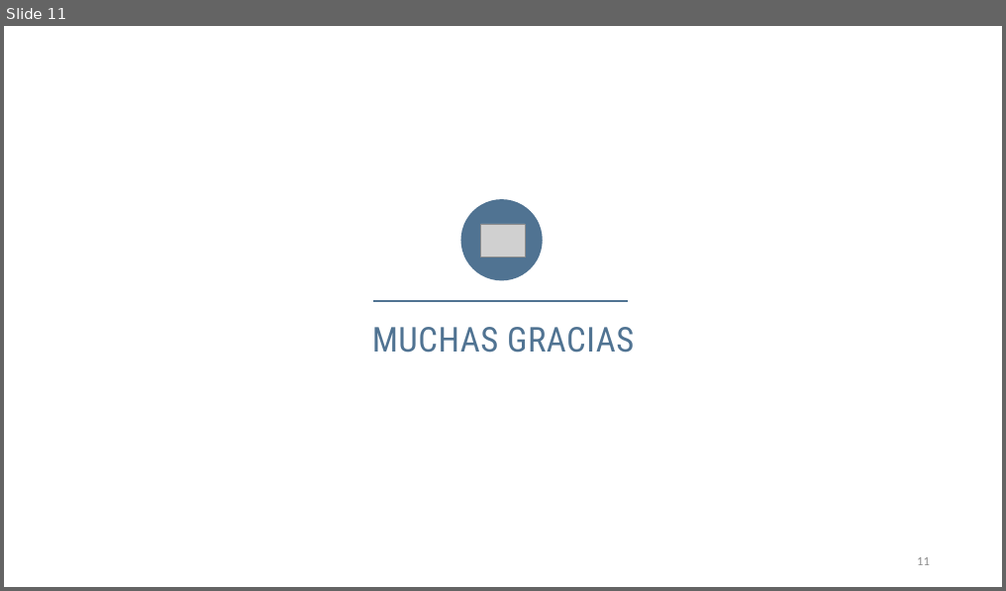
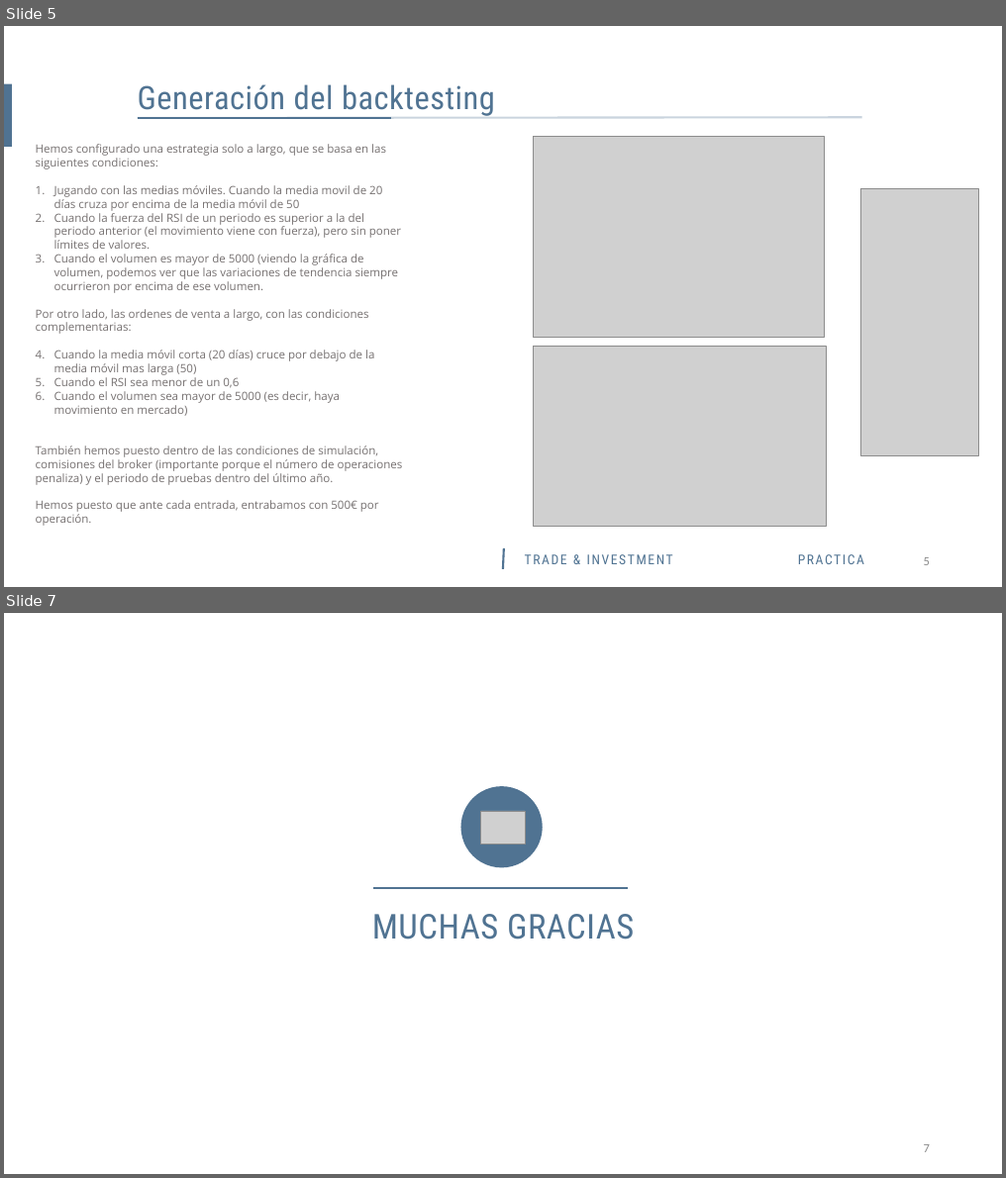
Before and after one commit to amarino5/Master-BigData-CIFF-2016, a slide deck: Algoritmic Trading/Algoritmic Trading Práctica.pptx. Shown one above the other, each under a label of ours: slide 11 before the commit, slides 5 and 7 after it; the slides between them are not shown. The pictures are 1006x591 and 1006x1178 pixels, drawn with LibreOffice and Linux fonts; fonts in the diff are those of the drawing; grey boxes stand for pictures. Boxes give left, top, right and bottom in pixels: in the first picture for what was removed or moved away, otherwise in the second. Text is boxed around its words. In the diff, an @@ line names an element or a change of style, - is before the commit and + after.

```diff
--- a/Algoritmic Trading/Algoritmic Trading Práctica.pptx
+++ b/Algoritmic Trading/Algoritmic Trading Práctica.pptx
@@ slide 5 added at <box>4,26,1002,587</box>, background #FFFFFF @@
@@ rectangle added at <box>4,84,12,147</box>, fill #507392 @@
@@ text added at <box>138,84,495,116</box>, 62 pt, text #507392 @@
+Generación del backtesting
@@ text added at <box>36,144,403,526</box>, 22 pt, text #767171 @@
+Hemos configurado una estrategia solo a largo, que se basa en las siguientes condiciones:
+1. Jugando con las medias móviles. Cuando la media movil de 20 días cruza por encima de la media móvil de 50
+2. Cuando la fuerza del RSI de un periodo es superior a la del periodo anterior (el movimiento viene con fuerza), pero sin poner límites de valores.
+3. Cuando el volumen es mayor de 5000 (viendo la gráfica de volumen, podemos ver que las variaciones de tendencia siempre ocurrieron por encima de ese volumen.
+Por otro lado, las ordenes de venta a largo, con las condiciones complementarias:
+1. Cuando la media móvil corta (20 días) cruce por debajo de la media móvil mas larga (50)
+2. Cuando el RSI sea menor de un 0,6
+3. Cuando el volumen sea mayor de 5000 (es decir, haya movimiento en mercado)
+También hemos puesto dentro de las condiciones de simulación, comisiones del broker (importante porque el número de operaciones penaliza) y el periodo de pruebas dentro del último año.
+Hemos puesto que ante cada entrada, entrabamos con 500€ por operación.
@@ line added from (138, 118) to (862, 117), #507392 4 pt @@
@@ line added from (138, 118) to (391, 118), #507392 4 pt @@
@@ picture added at <box>533,136,824,337</box> @@
@@ picture added at <box>860,188,978,456</box> @@
@@ picture added at <box>533,346,826,526</box> @@
@@ line added from (503, 570) to (504, 549), #507392 4 pt @@
@@ text added at <box>525,555,673,565</box>, 26 pt, text #507392 @@
+TRADE & INVESTMENT
@@ text added at <box>798,555,864,565</box>, 26 pt, text #507392 @@
+PRACTICA
@@ page number added at <box>924,558,930,566</box>, 24 pt, text #8C8C8C @@
+5
@@ what was slide 11 is now slide 7 @@
@@ page number at <box>924,1145,930,1153</box>: text changed @@
-11
+7
```
Also in this commit, not shown: 2 slides changed, 1 other slide added, 6 slides removed, 1 other file.
